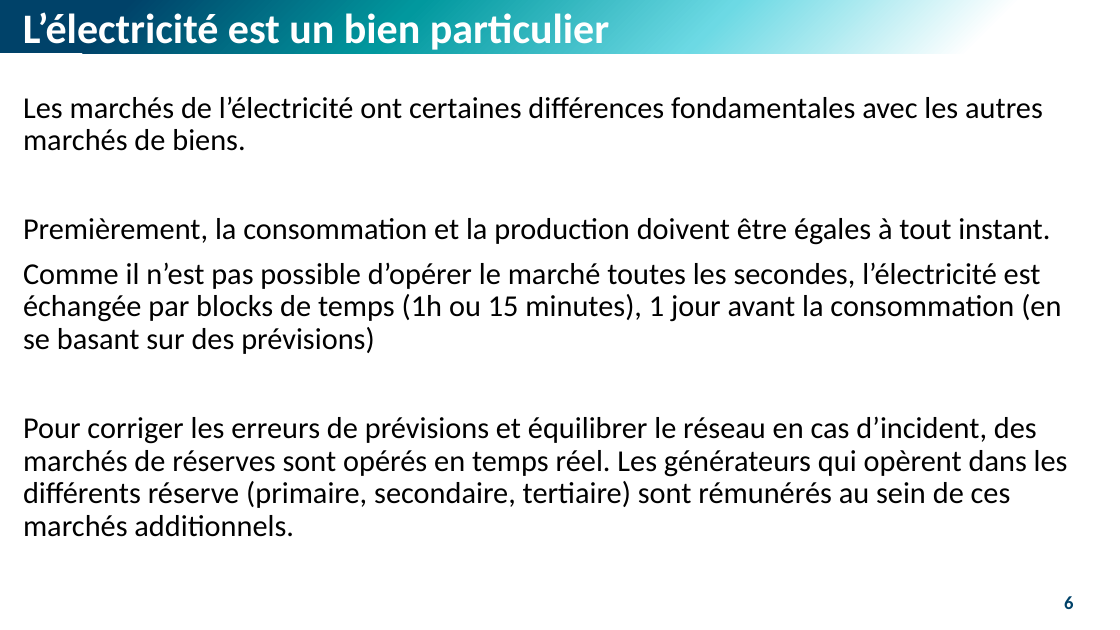
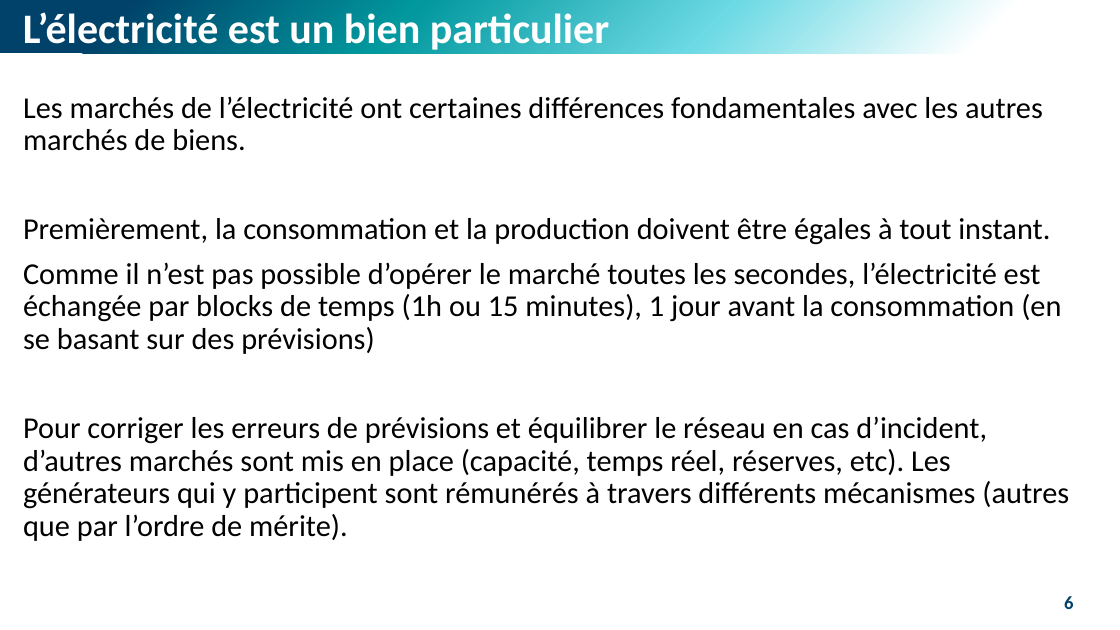
Before and after one commit to M-Berthelin/energy_mod_ISEL_MIX5, a slide deck: slide 6 of slides/4_Market.pptx. Drawn at 1120x630 pixels with LibreOffice and Linux fonts; fonts in the diff are those of the drawing. Boxes give left, top, right and bottom in pixels: in the first picture for what was removed or moved away, otherwise in the second. Text is boxed around its words. In the diff, an @@ line names an element or a change of style, - is before the commit and + after.

```diff
--- a/slides/4_Market.pptx
+++ b/slides/4_Market.pptx
@@ text at box(23, 416, 1069, 541): text changed @@
-Pour corriger les erreurs de prévisions et équilibrer le réseau en cas d’incident, des marchés de réserves sont opérés en temps réel. Les générateurs qui opèrent dans les différents réserve (primaire, secondaire, tertiaire) sont rémunérés au sein de ces marchés additionnels.
+Pour corriger les erreurs de prévisions et équilibrer le réseau en cas d’incident, d’autres marchés sont mis en place (capacité, temps réel, réserves, etc). Les générateurs qui y participent sont rémunérés à travers différents mécanismes (autres que par l’ordre de mérite).
```
Also in this commit, not shown: 6 other slides changed, 1 slide added, 1 slide removed, 1 other file.
